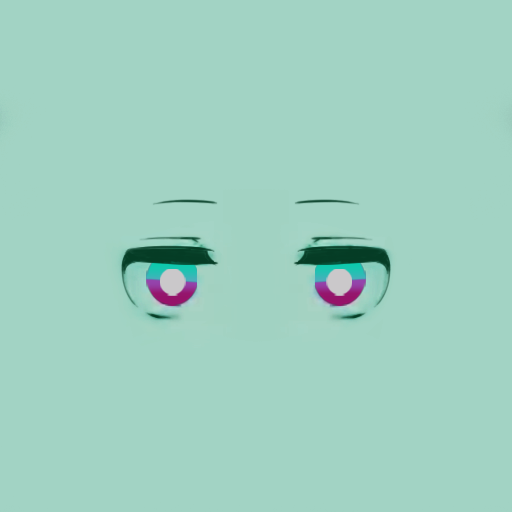
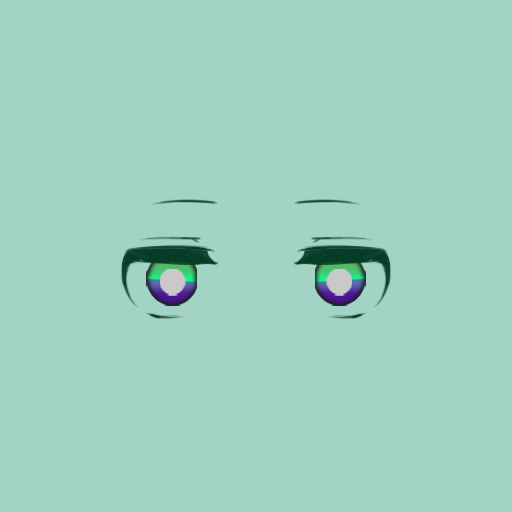
Comparing the layer stacks of the two 512 × 512 images. Changes:
renamed "图层 47" to "图层 57", painted on it over left=120, top=231, right=219, bottom=320
added layer "图层 56" (multiply) in group "组 1" over left=146, top=253, right=197, bottom=306
removed layer "图层 45" from group "组 1" over left=146, top=264, right=197, bottom=283
removed layer "图层 44" from group "组 1" over left=146, top=253, right=197, bottom=283
removed layer "图层 43" from group "组 1" over left=146, top=253, right=197, bottom=296
removed layer "图层 42" from group "组 1" over left=146, top=253, right=197, bottom=306
added layer "图层 54" in group "组 1" over left=146, top=264, right=197, bottom=283
added layer "图层 53" in group "组 1" over left=146, top=253, right=197, bottom=283
added layer "图层 52" in group "组 1" over left=146, top=253, right=197, bottom=296
added layer "图层 51" in group "组 1" over left=146, top=253, right=197, bottom=306
painted on "图层 2" over left=301, top=244, right=392, bottom=319
added layer "图层 48" (multiply) in group "组 1" over left=315, top=253, right=366, bottom=306
painted on "图层 8" over left=315, top=264, right=366, bottom=283
painted on "图层 7" over left=315, top=253, right=366, bottom=283
painted on "图层 9" over left=315, top=253, right=366, bottom=296
painted on "图层 3" over left=315, top=253, right=366, bottom=306
showed "图层 5" over left=0, top=99, right=512, bottom=333
hid "图层 1" over left=0, top=99, right=512, bottom=333
